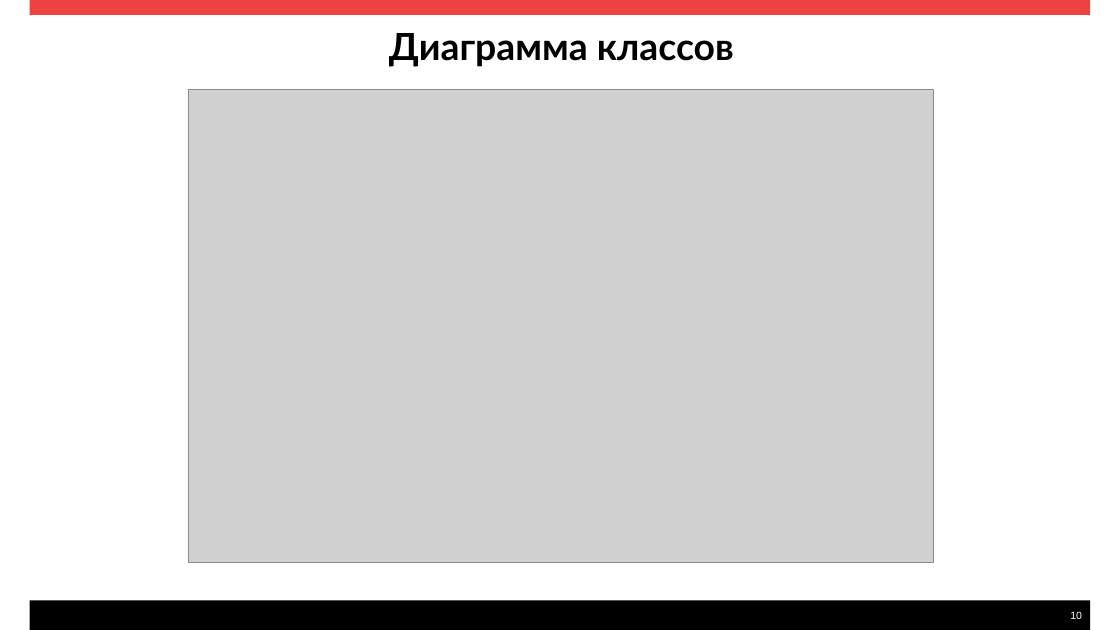
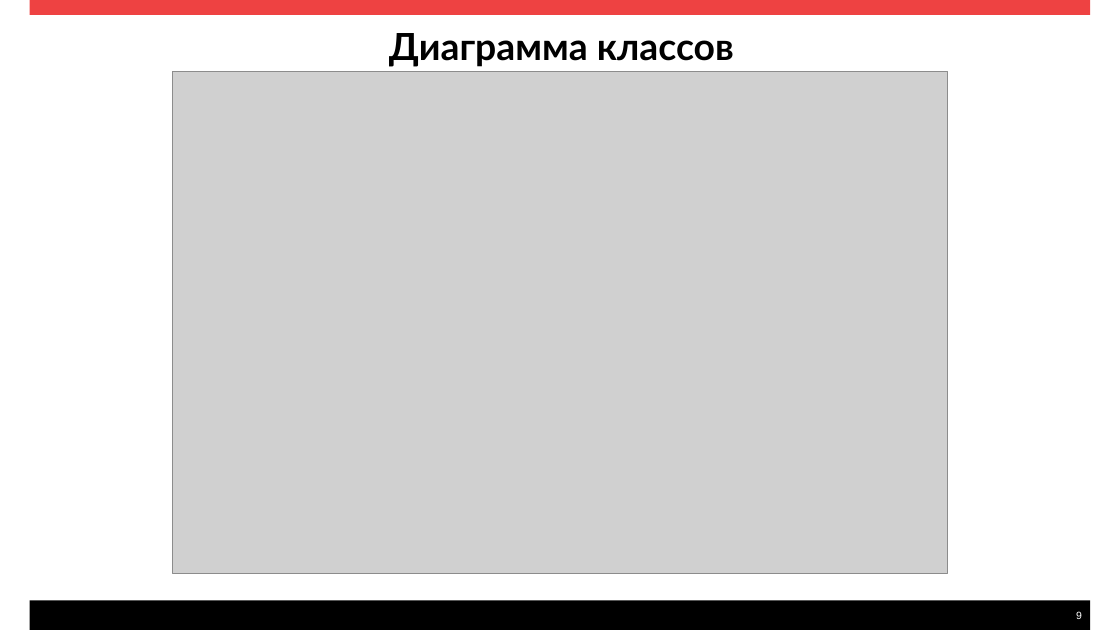
Before and after one commit to T1DEe/MAGWalletDP, a slide deck: slide 9 of Диплом. Документация/Презентация.pptx (slide 10 before the commit). Drawn at 1120x630 pixels with LibreOffice and Linux fonts; fonts in the diff are those of the drawing; grey boxes stand for pictures. Boxes give left, top, right and bottom in pixels: in the first picture for what was removed or moved away, otherwise in the second. Text is boxed around its words. In the diff, an @@ line names an element or a change of style, - is before the commit and + after.

```diff
--- a/Диплом. Документация/Презентация.pptx
+++ b/Диплом. Документация/Презентация.pptx
@@ picture: place and size @@
-picture at [188, 90, 934, 563]
+picture at [172, 71, 948, 573]
@@ page number at [1076, 611, 1082, 619]: text changed @@
-10
+9
```
Also in this commit, not shown: 3 other slides changed, 1 slide added, 1 slide removed, 12 other files.
